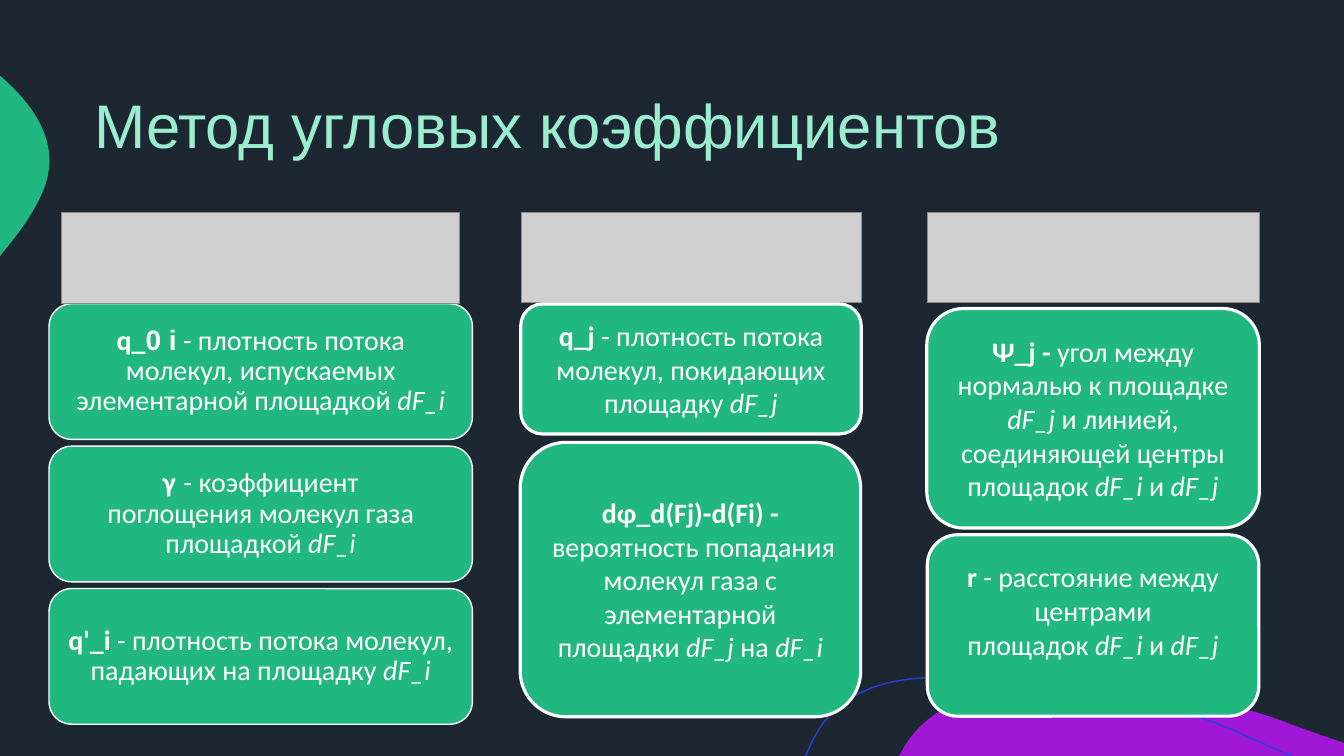
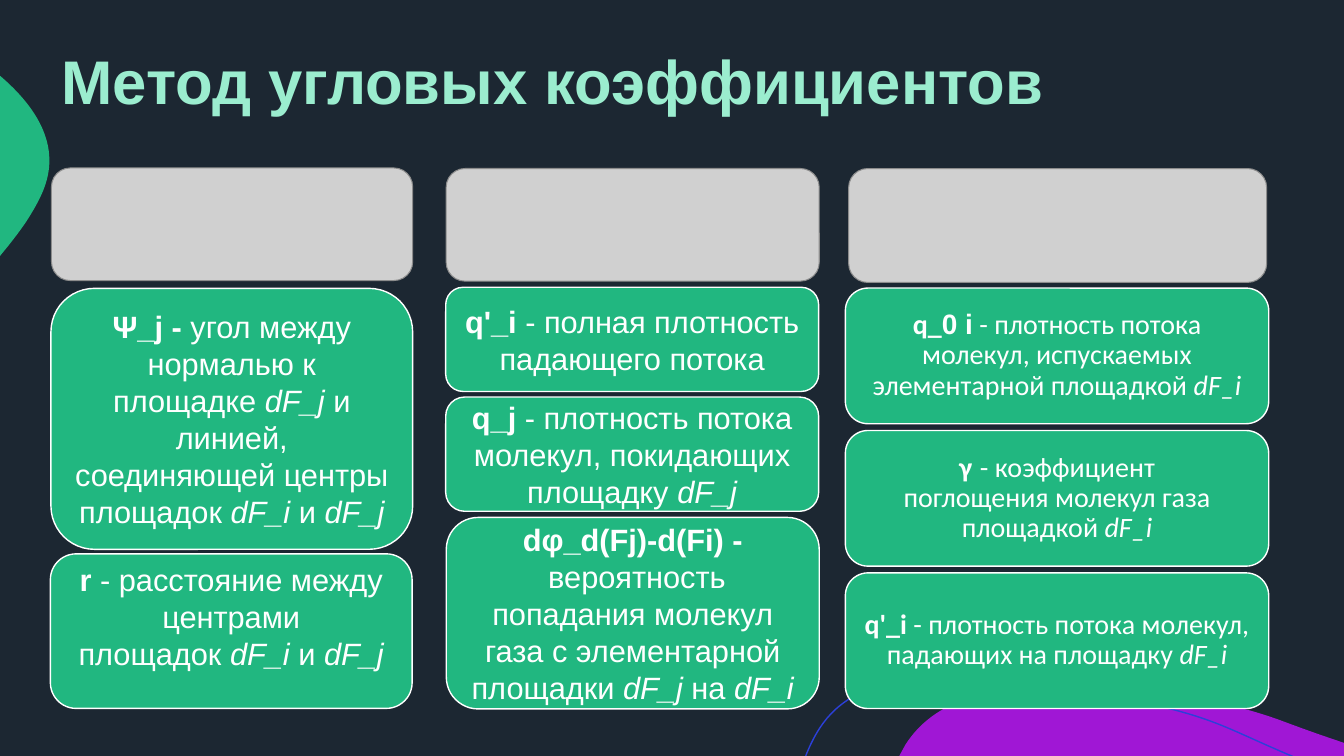
Before and after one commit to eprush/MethodOfAngularCoefficients, a slide deck: slide 4 of Presentation/Тестовое задание.pptx (slide 3 before the commit). Drawn at 1344x756 pixels with LibreOffice and Linux fonts; fonts in the diff are those of the drawing; grey boxes stand for pictures. Boxes give left, top, right and bottom in pixels: in the first picture for what was removed or moved away, otherwise in the second. Text is boxed around its words. In the diff, an @@ line names an element or a change of style, - is before the commit and + after.

```diff
--- a/Presentation/Тестовое задание.pptx
+++ b/Presentation/Тестовое задание.pptx
@@ title "Метод угловых коэффициентов": place and size @@
-title "Метод угловых коэффициентов" at bbox=[94, 103, 1000, 159]
+title "Метод угловых коэффициентов" at bbox=[62, 59, 1043, 116]
@@ title "Метод угловых коэффициентов" at bbox=[62, 59, 1043, 116]: bold on @@
@@ picture: place and size @@
-picture at bbox=[928, 213, 1259, 303]
+picture at bbox=[51, 168, 412, 281]
@@ picture: place and size @@
-picture at bbox=[521, 213, 862, 302]
+picture at bbox=[447, 168, 820, 281]
@@ picture: place and size @@
-picture at bbox=[62, 213, 460, 304]
+picture at bbox=[849, 168, 1267, 282]
@@ rounded rectangle "Ψ_j - угол между нормалью ...": place and size @@
-rounded rectangle "Ψ_j - угол между нормалью ..." at bbox=[927, 309, 1259, 528]
+rounded rectangle "Ψ_j - угол между нормалью ..." at bbox=[51, 288, 413, 549]
@@ rounded rectangle added at bbox=[446, 287, 819, 391], fill #21B780, outline #FFFFFF 1 pt, 22 pt, text #FFFFFF @@
+q'_i - полная плотность падающего потока
@@ rounded rectangle "q_j - плотность потока молекул, ...": place and size @@
-rounded rectangle "q_j - плотность потока молекул, ..." at bbox=[521, 304, 862, 435]
+rounded rectangle "q_j - плотность потока молекул, ..." at bbox=[446, 397, 819, 511]
@@ rounded rectangle "dφ_d(Fj)-d(Fi) - вероятность попадания молекул ...": place and size @@
-rounded rectangle "dφ_d(Fj)-d(Fi) - вероятность попадания молекул ..." at bbox=[520, 443, 861, 717]
+rounded rectangle "dφ_d(Fj)-d(Fi) - вероятность попадания молекул ..." at bbox=[447, 517, 820, 709]
@@ size 20 to 22 pt, font Calibri to Arial; outline #FFFFFF 2.25 pt to #FFFFFF 1 pt in 4 elements at bbox=[447, 517, 820, 709], bbox=[446, 397, 819, 511], bbox=[51, 288, 413, 549], bbox=[50, 554, 412, 708] @@
@@ rounded rectangle "r - расстояние между центрами ...": place and size @@
-rounded rectangle "r - расстояние между центрами ..." at bbox=[928, 535, 1259, 717]
+rounded rectangle "r - расстояние между центрами ..." at bbox=[50, 554, 412, 708]
@@ 3 texts, 3 rounded rectangles: place and size @@
-3 texts, 3 rounded rectangles at bbox=[49, 303, 473, 725]
+3 texts, 3 rounded rectangles at bbox=[846, 288, 1269, 709]
```
Also in this commit, not shown: 4 other slides changed, 6 slides added, 1 slide removed, 6 other files.
